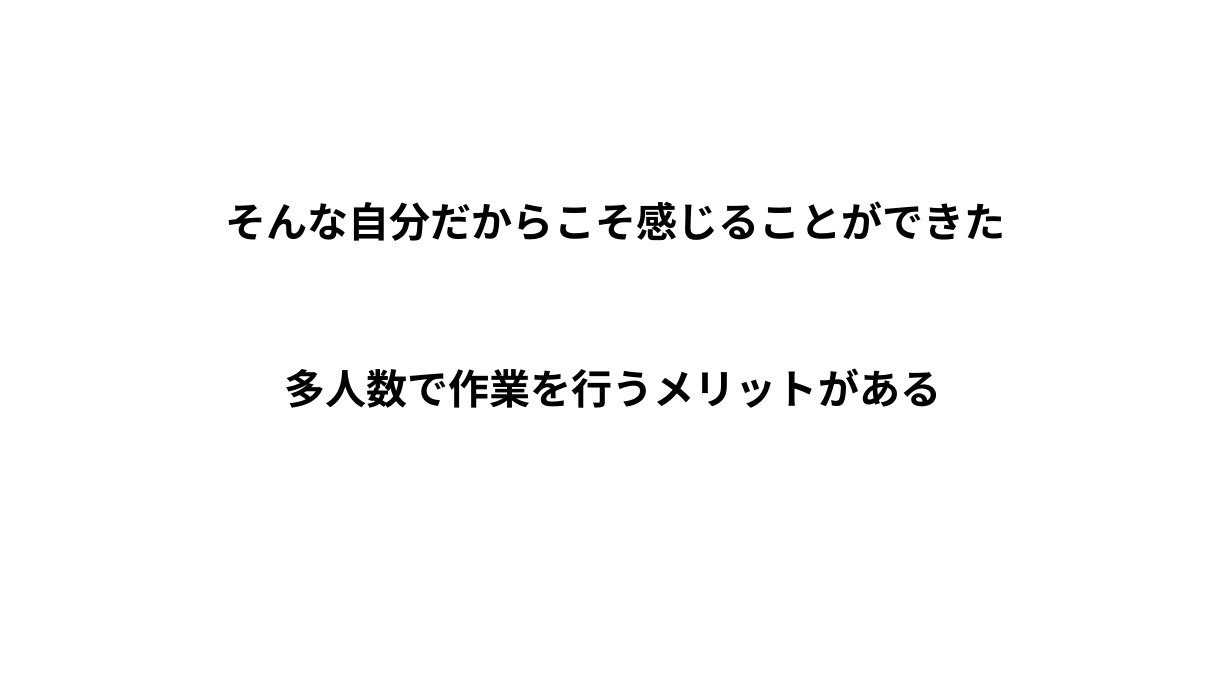
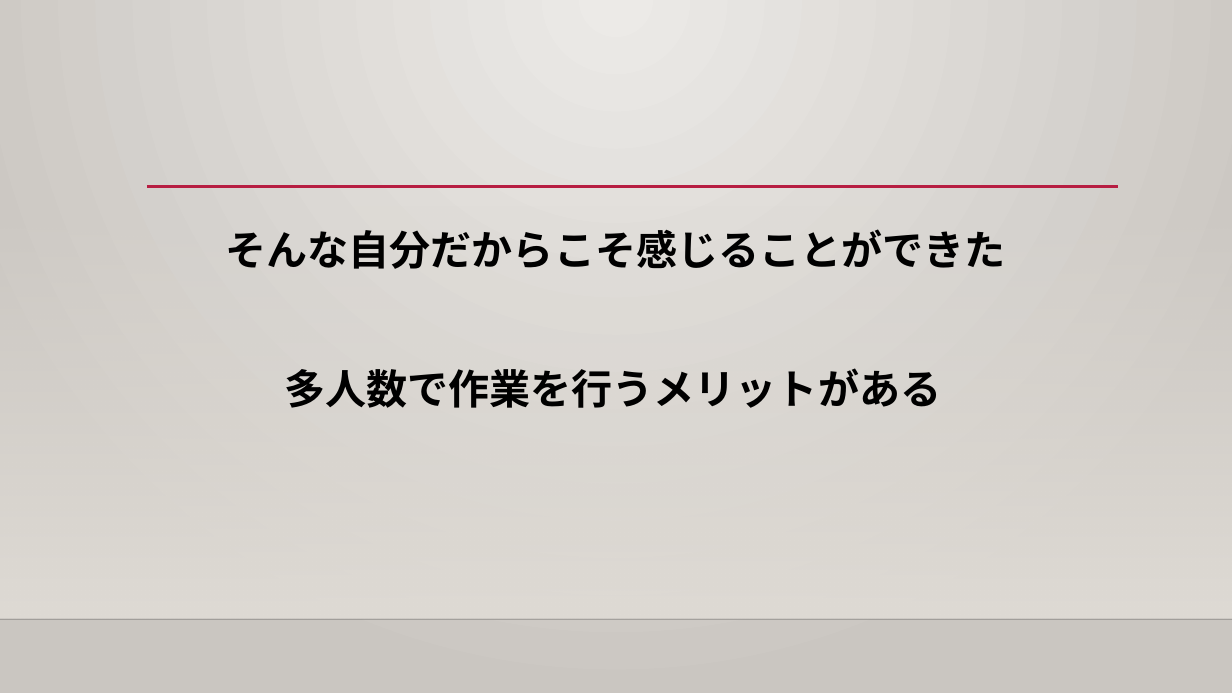
Before and after one commit to human-osaka-game-2019/2020NWProgrammingLatterTermExam, a slide deck: slide 5 of 情報リテラシー/上久保 豪太/ヒューマンでの学生生活において学んだこと.pptx. Drawn at 1232x693 pixels with LibreOffice and Linux fonts; fonts in the diff are those of the drawing; background and template pictures are left out. Boxes give left, top, right and bottom in pixels: in the first picture for what was removed or moved away, otherwise in the second. Text is boxed around its words. In the diff, an @@ line names an element or a change of style, - is before the commit and + after.

```diff
--- a/情報リテラシー/上久保 豪太/ヒューマンでの学生生活において学んだこと.pptx
+++ b/情報リテラシー/上久保 豪太/ヒューマンでの学生生活において学んだこと.pptx
@@ background #FFFFFF to gradient #ECEAE7 to #CAC7C1 @@
@@ rectangle added at (0, 204, 1232, 619), fill gradient #DFDBD5 @@
@@ line added from (147, 187) to (1118, 187), #B71E42 2.5 pt @@
@@ title "そんな自分だからこそ感じることができた": place and size @@
-title "そんな自分だからこそ感じることができた" at (225, 201, 1006, 241)
+title "そんな自分だからこそ感じることができた" at (225, 229, 1006, 269)
@@ title "そんな自分だからこそ感じることができた" at (225, 229, 1006, 269): vertical alignment middle to top @@
@@ line added from (0, 619) to (1232, 619), #000001 1 pt @@
```
Also in this commit, not shown: 14 other slides changed.
